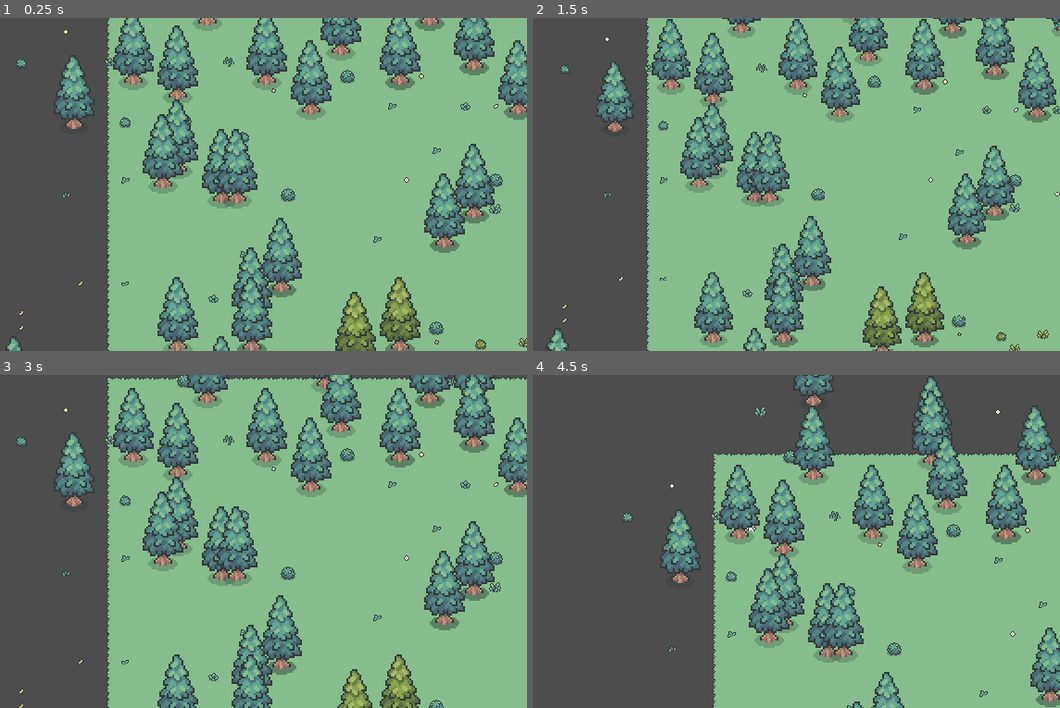
Above: before the commit, frames 1-4 (two rows, left to right).
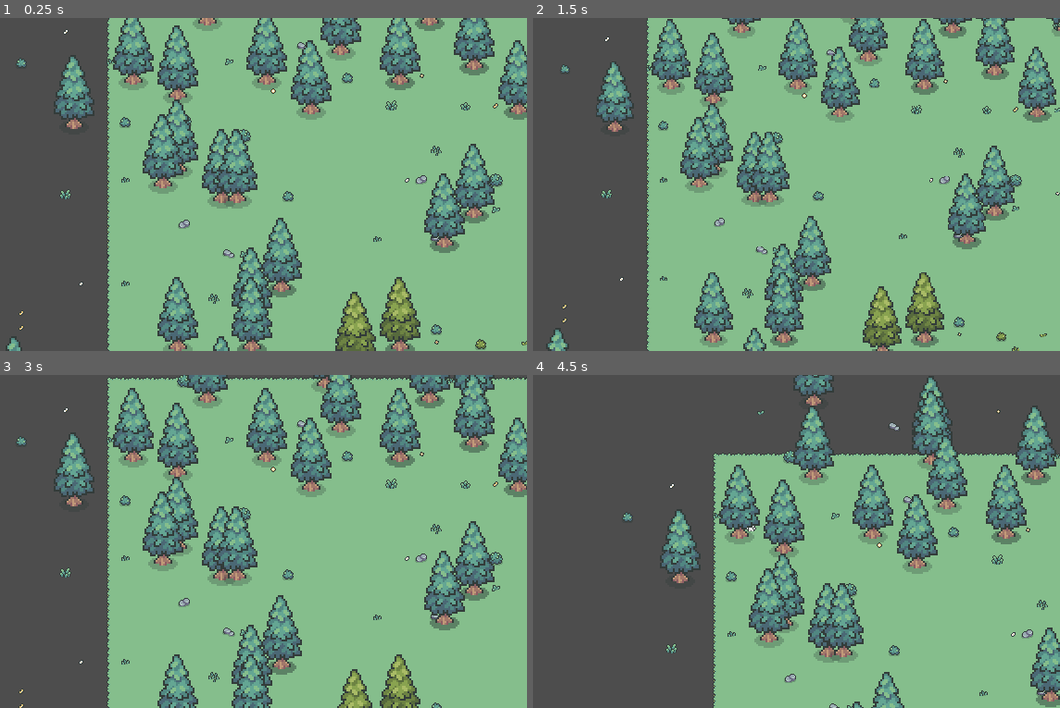
Above: after the commit, the same moments.

Repository: Malekitos/escape-protocol
Game: Godot game, scene res://Scenes/proc_gen_world.tscn
Same seed, same stepped clock (60 frames per second), same inputs: the game is played once before the commit and once after it.
Inputs (mouse positions are in pixels of both pictures, inside the frame that each line leads up to):
- Up to frame 1 (0.25 s): no input
- Up to frame 2 (1.5 s): tap Enter at 0.5 s; move the mouse to (896, 167) at 0.52 s; press the mouse at (896, 167) at 0.53 s; hold D (right) 0.53-1.28 s; tap Space at 1.25 s; move the mouse to (643, 201) at 1.27 s; release the mouse at (643, 201) at 1.28 s; hold S (down) from 1.28 s (still down); tap Mouse wheel up (zoom_in) at 1.35 s
- Up to frame 3 (3 s): tap Enter at 2 s; move the mouse to (289, 468) at 2.02 s; release S (down) at 2.03 s; hold D (right) 2.03-2.78 s; tap Mouse wheel down (zoom_out) at 2.1 s; tap Space at 2.75 s; move the mouse to (200, 608) at 2.77 s; hold W (up) from 2.78 s (still down); click (200, 608) at 2.85 s
- Up to frame 4 (4.5 s): move the mouse to (944, 591) at 3.52 s; release W (up) at 3.53 s; hold A (left) from 3.53 s (still down); tap Mouse wheel up (zoom_in) at 3.6 s; move the mouse to (585, 491) at 4.27 s; tap Mouse wheel down (zoom_out) at 4.35 s

The runs differ from the first frame. In frame 1, 0.8% of the frame differs, in the area x 11-100%, y 3-99%; in frame 2, 0.8%, in the area x 12-100%, y 1-100%; in frame 3, 0.8%; in frame 4, 0.7%.

Commit message:
stones

Diff:
--- /dev/null
+++ b/Scenes/winter_stone.tscn
@@ -0,0 +1,27 @@
+[gd_scene load_steps=4 format=3 uid="uid://ddk4yjoc6ik2f"]
+
+[ext_resource type="Texture2D" uid="uid://dm6ngsrqhcljh" path="res://Assets/Hana Caraka - Topdown Tileset [sample]/Props/Stone and Rock.png" id="1_1sfnt"]
+
+[sub_resource type="AtlasTexture" id="AtlasTexture_v2ppk"]
+atlas = ExtResource("1_1sfnt")
+region = Rect2(97, 7, 30, 21)
+
+[sub_resource type="RectangleShape2D" id="RectangleShape2D_1sfnt"]
+size = Vector2(23.3333, 5.33333)
+
+[node name="Tree_fall" type="Node2D"]
+z_index = 1
+y_sort_enabled = true
+
+[node name="Sprite2D" type="Sprite2D" parent="."]
+y_sort_enabled = true
+scale = Vector2(1.5, 1.5)
+texture = SubResource("AtlasTexture_v2ppk")
+offset = Vector2(0, -10.375)
+
+[node name="StaticBody2D" type="StaticBody2D" parent="Sprite2D"]
+
+[node name="CollisionShape2D" type="CollisionShape2D" parent="Sprite2D/StaticBody2D"]
+position = Vector2(1, -8.66667)
+shape = SubResource("RectangleShape2D_1sfnt")
+one_way_collision_margin = 0.0
--- a/Scripts/proc_gen_world.gd
+++ b/Scripts/proc_gen_world.gd
@@ -37,12 +37,13 @@
 var fall_flowers_arr = [Vector2i(11,8),Vector2i(11,9),Vector2i(11,10),Vector2i(11,11),
 							Vector2i(12,8),Vector2i(12,9),Vector2i(12,10),Vector2i(12,11)]
 
+var small_stone_arr = [Vector2i(0,4),Vector2i(1,4)]
+var small_winter_stone_arr = [Vector2i(0,6),Vector2i(1,6)]
 
 @onready var fall_layer: TileMapLayer = $fall_layer
 @onready var summer_layer: TileMapLayer = $summer_layer
 @onready var spring_layer: TileMapLayer = $spring_layer
 @onready var winter_layer: TileMapLayer = $winter_layer
-
 
 @onready var ground_layer: TileMapLayer = $ground_layer
 @onready var enviroment_layer: TileMapLayer = $enviroment_layer
@@ -53,6 +54,7 @@
 var tree_spring = preload("res://Scenes/tree_spring.tscn")
 var tree_summer = preload("res://Scenes/tree_summer.tscn")
 
+var winter_stone = preload("res://Scenes/winter_stone.tscn")
 
 var width = 200
 var height = 200
@@ -61,9 +63,10 @@
 
 func _ready() -> void:
 	noise = noise_height_text.noise
+	tree_noise = noise_tree_text.noise
 	noise.seed = randi()
 	#noise.seed = 100
-	tree_noise = noise_tree_text.noise
+
 
 	generate_world()
 
@@ -71,7 +74,6 @@
 
 func generate_world():
 
-	print(Tile_Size)
 
 	for x in range(width):
 		for y in range(height):
@@ -90,6 +92,8 @@
 					ground_layer.set_cell(Vector2i(x,y), 0, fall_grass_arr.pick_random())
 				if tree_noise_val > 0.84 and tree_noise_val < 0.87:
 					ground_layer.set_cell(Vector2i(x,y), 0, fall_flowers_arr.pick_random())
+				if tree_noise_val > 0.87 and tree_noise_val < 0.89:
+					ground_layer.set_cell(Vector2i(x,y), 0, small_stone_arr.pick_random())
 
 			if noise_val >= -0.30 && noise_val <= 0.0:
 				summer_tiles_arr.append(Vector2i(x,y))
@@ -101,8 +105,10 @@
 					ground_layer.set_cell(Vector2i(x,y), 0, summer_grass_arr.pick_random())
 				if tree_noise_val > 0.84 and tree_noise_val < 0.87:
 					ground_layer.set_cell(Vector2i(x,y), 0, summer_flowers_arr.pick_random())
+				if tree_noise_val > 0.87 and tree_noise_val < 0.89:
+					ground_layer.set_cell(Vector2i(x,y), 0, small_stone_arr.pick_random())
 
-			if noise_val >= -0.1 && noise_val <= 0.35:
+			if noise_val >= -0.1 && noise_val <= 0.33:
 				spring_tiles_arr.append(Vector2i(x,y))
 				if	tree_noise_val > 0.9 :
 					spawn_tree(Vector2i(x * Tile_Size ,y * Tile_Size), "spring")
@@ -112,13 +118,19 @@
 					ground_layer.set_cell(Vector2i(x,y), 0, spring_grass_arr.pick_random())
 				if tree_noise_val > 0.84 and tree_noise_val < 0.87:
 					ground_layer.set_cell(Vector2i(x,y), 0, spring_flowers_arr.pick_random())
+				if tree_noise_val > 0.87 and tree_noise_val < 0.89:
+					ground_layer.set_cell(Vector2i(x,y), 0, small_stone_arr.pick_random())
 
 			if noise_val >= 0.30:
 				winter_tiles_arr.append(Vector2i(x,y))
-				if	tree_noise_val > 0.9:
+				if	tree_noise_val > 0.92:
 					spawn_tree(Vector2i(x * Tile_Size ,y * Tile_Size), "winter")
 				if tree_noise_val > 0.79 and tree_noise_val < 0.81:
 					ground_layer.set_cell(Vector2i(x,y), 0, winter_bush_arr.pick_random())
+				if tree_noise_val > 0.87 and tree_noise_val < 0.89:
+					ground_layer.set_cell(Vector2i(x,y), 0, small_winter_stone_arr.pick_random())
+				if tree_noise_val > 0.89 and tree_noise_val < 0.90:
+					spawn_stone(Vector2i(x * Tile_Size ,y * Tile_Size))
 
 
 
@@ -152,7 +164,10 @@
 		"winter":
 			tree = tree_winter.instantiate()
 
-
-
 	tree.global_position = position
 	add_child(tree)
+
+func spawn_stone(position: Vector2i):
+	var stone = winter_stone.instantiate()
+	stone.global_position = position
+	add_child(stone)
